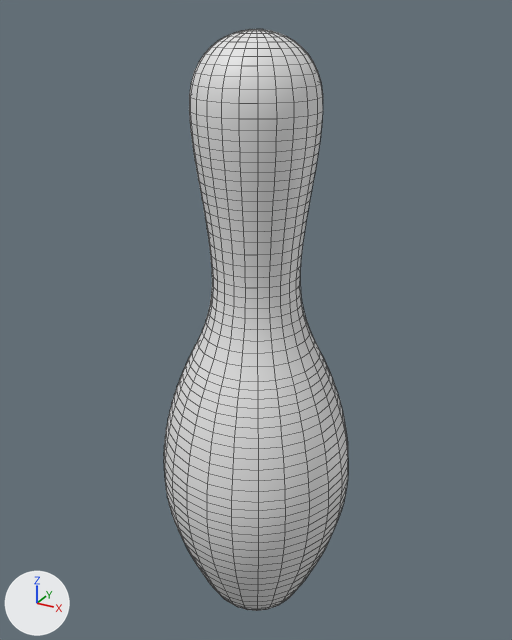
The Blender file Pin.blend as it was, and as the next commit left it.
Camera for both pictures: a camera (50 mm lens) standing at (0.191, -0.348, 0.39) and looking at (-0.005, 0.008, 0.212). The lights are fixed; the arrows at lower left show +X, +Y and +Z. Mesh edges are drawn as thin lines.

The first picture shows 'BowlingPin'.
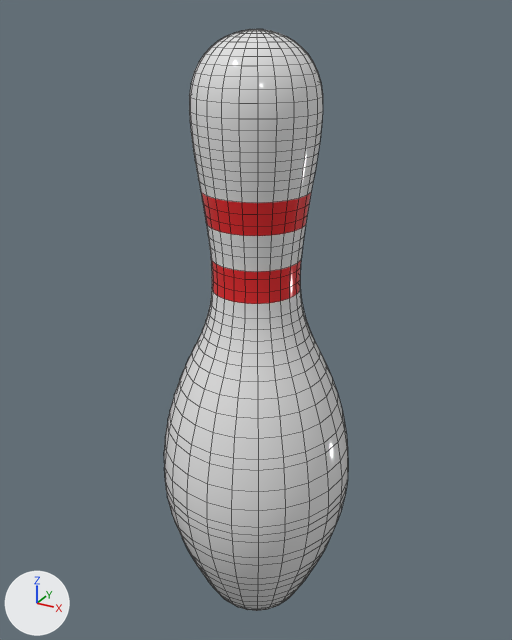
Commit message: Finished pin and started making bowling ball.

What changed in the scene script:
```text
Add mat_pin:
    mat_pin = principled_material('Pin')
    mat_pin.base_color = (0.8, 0.8, 0.8)  # white #e7e7e7
    mat_pin.roughness = 0.1
Add mat_pinstripes:
    mat_pinstripes = principled_material('PinStripes')
    mat_pinstripes.base_color = (0.799, 0.0193, 0.0225)  # red #e72629
    mat_pinstripes.roughness = 0.1
Change me_beziercurve:
    used by ob_bowlingpin; location = (0.0, 0.0, 0.0)
    remove me_beziercurve.from_pydata(...)  # 1706 vertices, 1728 faces; spans x -0.061..0.061, y -0.061..0.061, z 0.0..0.38
    add me_beziercurve.from_pydata(...)  # 1466 vertices, 1488 faces; spans x -0.061..0.061, y -0.061..0.061, z 0.0..0.38
    me_beziercurve part 1: 200 vertices moved from x -0.031..0.031, y -0.031..0.031, z 0.234..0.292 to x -0.031..0.031, y -0.031..0.031, z 0.237..0.29; 256 vertices removed from x -0.061..0.061, y -0.061..0.061, z 0.068..0.266; 16 vertices added at x -0.027..0.027, y -0.027..0.027, z 0.265
    me_beziercurve part 2: 144 faces spanning x -0.032..0.032, y -0.032..0.032, z 0.237..0.297 switch from no material to mat_pinstripes (red #e72629)
    add me_beziercurve.materials.append(mat_pin)  # white #e7e7e7
```

Pixel boxes [x1, y1, x2, y2] of what changed, in the pictures (512 x 640 px):
part 1 of me_beziercurve, cut back
    before: [164, 218, 348, 579]
    after: [206, 224, 306, 319]
part 2 of me_beziercurve, recoloured (white to red)
    both: [200, 190, 311, 304]
